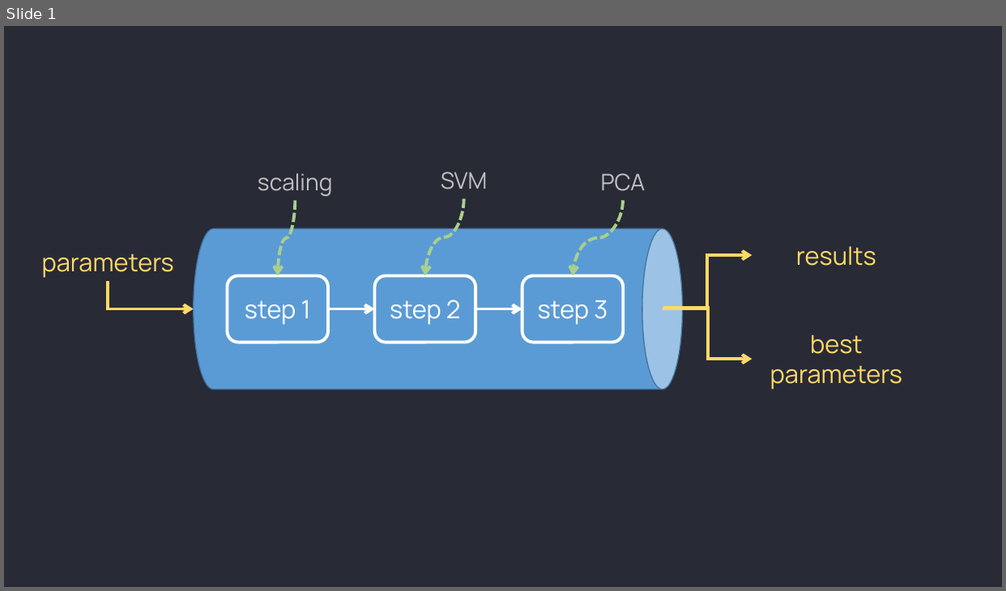
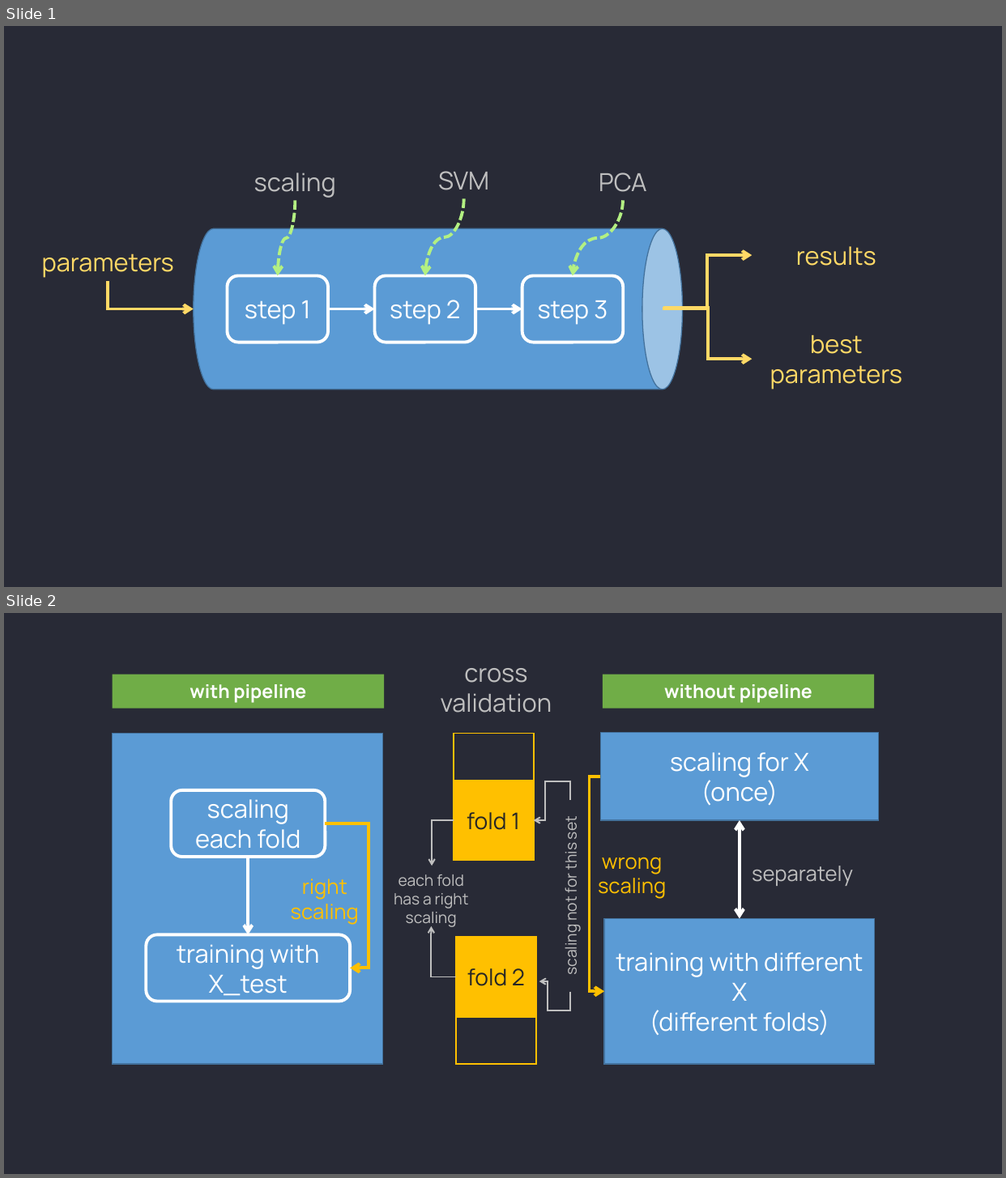
Before and after one commit to dinhanhthi/dinhanhthi.com, a slide deck: img/illustration/pipeline.pptx. Shown one above the other, each under a label of ours: slide 1 before the commit, slides 1 and 2 after it. The pictures are 1006x591 and 1006x1178 pixels, drawn with LibreOffice and Linux fonts; fonts in the diff are those of the drawing. Boxes give left, top, right and bottom in pixels: in the first picture for what was removed or moved away, otherwise in the second. Text is boxed around its words. In the diff, an @@ line names an element or a change of style, - is before the commit and + after.

```diff
--- a/img/illustration/pipeline.pptx
+++ b/img/illustration/pipeline.pptx
@@ slide 2 added at (x1=4, y1=613, x2=1002, y2=1174), background #282A36 @@
@@ rectangle added at (x1=113, y1=675, x2=385, y2=709), fill #70AD47, 18 pt, text #FFFFFF, bold @@
+with pipeline
@@ text added at (x1=441, y1=668, x2=552, y2=713), 24 pt, text #BFBFBF @@
+cross validation
@@ rectangle added at (x1=603, y1=675, x2=875, y2=709), fill #70AD47, 18 pt, text #FFFFFF, bold @@
+without pipeline
@@ rectangle added at (x1=113, y1=734, x2=383, y2=1064), fill #5B9BD5, outline #43739E 1 pt @@
@@ rectangle added at (x1=454, y1=734, x2=533, y2=861), outline #FFC000 1.5 pt @@
@@ rectangle added at (x1=601, y1=733, x2=879, y2=820), fill #5B9BD5, outline #43739E 1 pt, 24 pt, text #FFFFFF @@
+scaling for X
+(once)
@@ rectangle added at (x1=454, y1=781, x2=533, y2=861), fill #FFC000, outline #FFC000 1 pt, 22 pt, text #262626 @@
+fold 1
@@ elbow arrow added from (571, 800) to (534, 820), #BFBFBF 1.5 pt @@
@@ elbow arrow added from (601, 776) to (604, 992), #FFC000 3 pt @@
@@ rounded rectangle added at (x1=171, y1=790, x2=325, y2=857), fill #5B9BD5, outline #FFFFFF 3 pt, 24 pt, text #FFFFFF @@
+scaling each fold
@@ elbow arrow added from (325, 824) to (350, 969), #FFC000 3 pt @@
@@ elbow arrow added from (454, 820) to (432, 866), #BFBFBF 1.5 pt @@
@@ text added at (x1=560, y1=818, x2=581, y2=973), 15 pt, text #BFBFBF @@
+scaling not for this set
@@ double arrow added from (740, 820) to (740, 919), #FFFFFF 3 pt @@
@@ arrow added from (248, 857) to (248, 935), #FFFFFF 3 pt @@
@@ text added at (x1=291, y1=879, x2=359, y2=925), 20 pt, text #FFC000 @@
+right
+scaling
@@ text added at (x1=394, y1=875, x2=469, y2=928), 15 pt, text #BFBFBF @@
+each fold has a right scaling
@@ text added at (x1=598, y1=857, x2=666, y2=899), 20 pt, text #FFC000 @@
+wrong scaling
@@ text added at (x1=752, y1=866, x2=853, y2=886), 20 pt, text #BFBFBF @@
+separately
@@ elbow arrow added from (456, 977) to (432, 926), #BFBFBF 1.5 pt @@
@@ rectangle added at (x1=604, y1=919, x2=875, y2=1064), fill #5B9BD5, outline #43739E 1 pt, 24 pt, text #FFFFFF @@
+training with different X
+(different folds)
@@ rounded rectangle added at (x1=147, y1=935, x2=351, y2=1002), fill #5B9BD5, outline #FFFFFF 3 pt, 24 pt, text #FFFFFF @@
+training with X_test
@@ rectangle added at (x1=456, y1=937, x2=536, y2=1064), outline #FFC000 1.5 pt @@
@@ rectangle added at (x1=456, y1=937, x2=536, y2=1017), fill #FFC000, outline #FFC000 1 pt, 22 pt, text #262626 @@
+fold 2
@@ elbow arrow added from (571, 992) to (539, 982), #BFBFBF 1.5 pt @@
@@ slide 1 changed as well @@
@@ size 22 to 24 pt in 3 elements at (x1=254, y1=173, x2=336, y2=198), (x1=438, y1=171, x2=489, y2=190), (x1=599, y1=173, x2=647, y2=192) @@
@@ curved arrow (296, 200) - (278, 276): stroke #AACF8C 3 pt dashed to #B3F082 3 pt dashed @@
@@ curved arrow (463, 199) - (425, 276): stroke #AACF8C 3 pt dashed to #B3F082 3 pt dashed @@
@@ curved arrow (623, 200) - (573, 276): stroke #AACF8C 3 pt dashed to #B3F082 3 pt dashed @@
```
Also in this commit, not shown: 10 other files.
